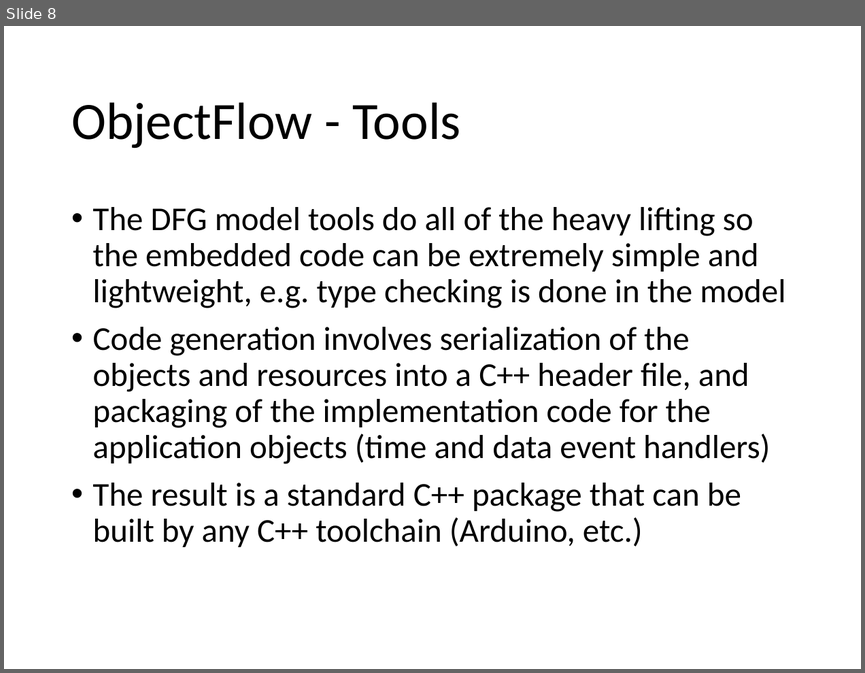
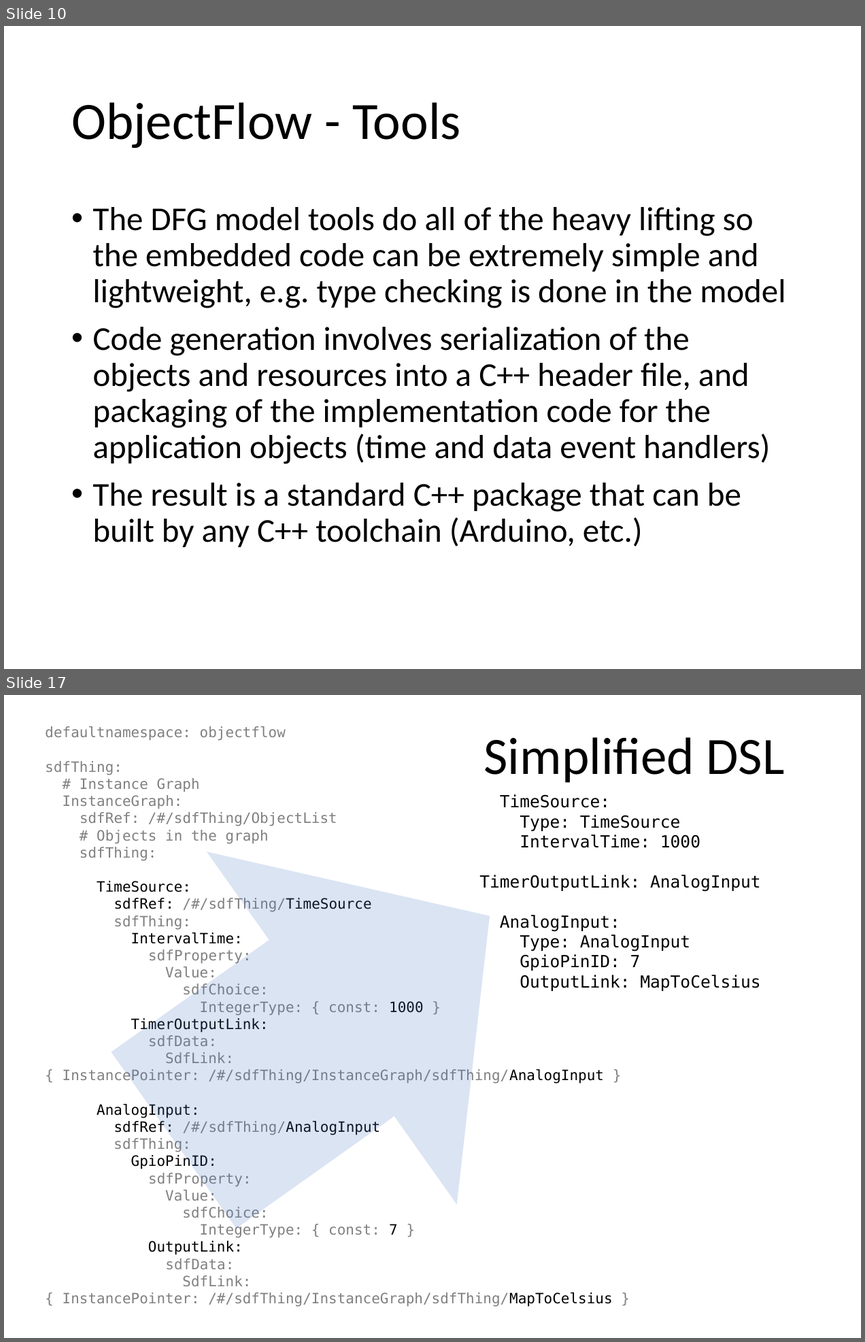
Before and after one commit to mjkoster/ObjectFlow, a slide deck: Documents/ObjectFlow.pptx. Shown one above the other, each under a label of ours: slide 8 before the commit, slides 10 and 17 after it; the slides between them are not shown. The pictures are 865x673 and 865x1342 pixels, drawn with LibreOffice and Linux fonts; fonts in the diff are those of the drawing. Boxes give left, top, right and bottom in pixels: in the first picture for what was removed or moved away, otherwise in the second. Text is boxed around its words. In the diff, an @@ line names an element or a change of style, - is before the commit and + after.

Commit message:
Experiments with UML graph rendering
Update slides

```diff
--- a/Documents/ObjectFlow.pptx
+++ b/Documents/ObjectFlow.pptx
@@ slide 17 added at (x1=4, y1=695, x2=861, y2=1338), background #FFFFFF @@
@@ text added at (x1=45, y1=726, x2=612, y2=1306), 12 pt, text #808080 @@
+defaultnamespace: objectflow
+sdfThing:
+# Instance Graph
+InstanceGraph:
+sdfRef: /#/sdfThing/ObjectList
+# Objects in the graph
+sdfThing:
+TimeSource:
+sdfRef: /#/sdfThing/TimeSource
+sdfThing:
+IntervalTime:
+sdfProperty:
+Value:
+sdfChoice:
+IntegerType: { const: 1000 }
+TimerOutputLink:
+sdfData:
+SdfLink: { InstancePointer: /#/sdfThing/InstanceGraph/sdfThing/AnalogInput }
+AnalogInput:
+sdfRef: /#/sdfThing/AnalogInput
+sdfThing:
+GpioPinID:
+sdfProperty:
+Value:
+sdfChoice:
+IntegerType: { const: 7 }
+OutputLink:
+sdfData:
+SdfLink: { InstancePointer: /#/sdfThing/InstanceGraph/sdfThing/MapToCelsius }
@@ right arrow added at (x1=48, y1=739, x2=614, y2=1316), fill #4472C4 at 19% opacity @@
@@ title added at (x1=484, y1=737, x2=784, y2=783), 44 pt, text #000000 @@
+Simplified DSL
@@ text added at (x1=479, y1=794, x2=760, y2=991), 14 pt, text #000000 @@
+TimeSource:
+Type: TimeSource
+IntervalTime: 1000
+TimerOutputLink: AnalogInput
+AnalogInput:
+Type: AnalogInput
+GpioPinID: 7
+OutputLink: MapToCelsius
@@ what was slide 8 is now slide 10 @@
```
Also in this commit, not shown: 1 slide changed, 11 other slides added, 1 slide removed, 5 other files.
